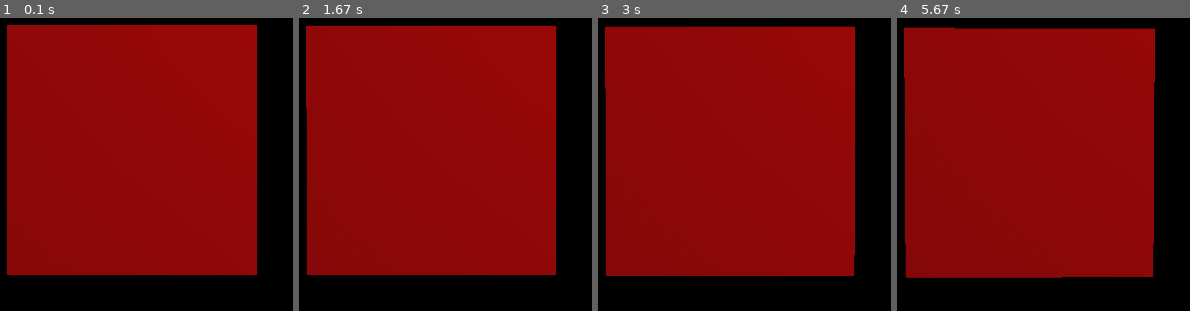
Above: before the commit, frames 1-4 (left to right).
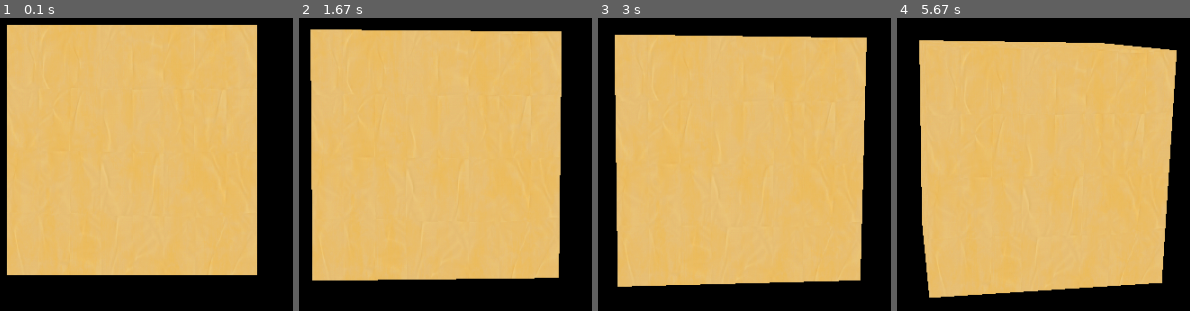
Above: after the commit, the same moments.

Repository: Danntastico/mathematics-for-computer-graphics
Game: pygame game, started from Chapter_5/Textures.py
Two runs of this game, one before a commit and one after it. Both use one fixed random seed, a clock stepped at 60 frames per second and the inputs below.
Inputs (mouse positions are in pixels of both pictures, inside the frame that each line leads up to):
- Up to frame 1 (0.1 s): no input
- Up to frame 2 (1.67 s): click (430, 149) at 0.38 s; click (433, 196) at 0.72 s; click (outside the picture) at 1.05 s; click (outside the picture) at 1.38 s
- Up to frame 3 (3 s): click (outside the picture) at 1.72 s; click (outside the picture) at 2.05 s; click (700, 26) at 2.38 s; click (outside the picture) at 2.72 s
- Up to frame 4 (5.67 s): click (outside the picture) at 3.05 s; click (outside the picture) at 3.38 s; click (outside the picture) at 3.72 s; click (outside the picture) at 4.05 s; click (1069, 120) at 4.38 s; click (outside the picture) at 4.72 s; click (outside the picture) at 5.05 s; click (outside the picture) at 5.38 s

The runs differ from the first frame. In frame 1, 73% of the frame differs, in the area x 2-88%, y 2-88%; in frame 2, 76%; in frame 3, 78%; in frame 4, 81%, in the area x 2-96%, y 3-96%.

Commit message:
UV Mapping fail

Diff:
--- a/Chapter_4/Mesh3D.py
+++ b/Chapter_4/Mesh3D.py
@@ -17,14 +17,17 @@
         self.texID = 0
 
     def draw(self):
+        glEnable(GL_TEXTURE_2D)
+        glTexEnvf(GL_TEXTURE_ENV, GL_TEXTURE_ENV_MODE, GL_DECAL)
+        glBindTexture(GL_TEXTURE_2D, self.texID)
         for t in range(0, len(self.triangles), 3):
-            glBegin(GL_POLYGON)
-            glVertex3fv(
-                self.vertices[self.triangles[t]])
-            glVertex3fv(self.vertices[self.triangles[t +
-                                                     1]])
-            glVertex3fv(self.vertices[self.triangles[t +
-                                                     2]])
+            glBegin(self.draw_type)
+            glTexCoord2fv(self.uvs[self.triangles[t]])
+            glVertex3fv(self.vertices[self.triangles[t]])
+            glTexCoord2fv(self.uvs[self.triangles[t + 1]])
+            glVertex3fv(self.vertices[self.triangles[t + 1]])
+            glTexCoord2fv(self.uvs[self.triangles[t + 2]])
+            glVertex3fv(self.vertices[self.triangles[t + 2]])
             glEnd()
 
     def init_texture(self):
--- a/Chapter_5/Cube.py
+++ b/Chapter_5/Cube.py
@@ -34,29 +34,33 @@
         ]
         self.uvs = [(0.0, 0.0),
                     (1.0, 0.0),
-
                     (0.0, 1.0),
                     (1.0, 1.0),
+
+                    (0.0, 0.0),
+                    (1.0, 0.0),
                     (0.0, 1.0),
                     (1.0, 1.0),
+
+                    (0.0, 0.0),
+                    (1.0, 0.0),
                     (0.0, 1.0),
                     (1.0, 1.0),
+
                     (0.0, 0.0),
                     (1.0, 0.0),
+                    (0.0, 1.0),
+                    (1.0, 1.0),
+
                     (0.0, 0.0),
                     (1.0, 0.0),
-                    (0.0, 0.0),
                     (0.0, 1.0),
                     (1.0, 1.0),
+
+                    (0.0, 0.0),
                     (1.0, 0.0),
-                    (0.0, 0.0),
                     (0.0, 1.0),
-                    (1.0, 1.0),
-                    (1.0, 0.0),
-                    (0.0, 0.0),
-                    (0.0, 1.0),
-                    (1.0, 1.0),
-                    (1.0, 0.0)]
+                    (1.0, 1.0)]
         Mesh3D.texture = pygame.image.load(filename)
         Mesh3D.draw_type = draw_type
         Mesh3D.init_texture(self)
--- a/Chapter_5/Textures.py
+++ b/Chapter_5/Textures.py
@@ -39,7 +39,7 @@
     glClear(GL_COLOR_BUFFER_BIT | GL_DEPTH_BUFFER_BIT)
     cube.draw()
     if rotate_cube:
-        glRotatef(0.01, 3, 0.5, 0)
+        glRotatef(0.1, 0.1, 0.1, 0)
     pygame.display.flip()
 
 pygame.quit()
